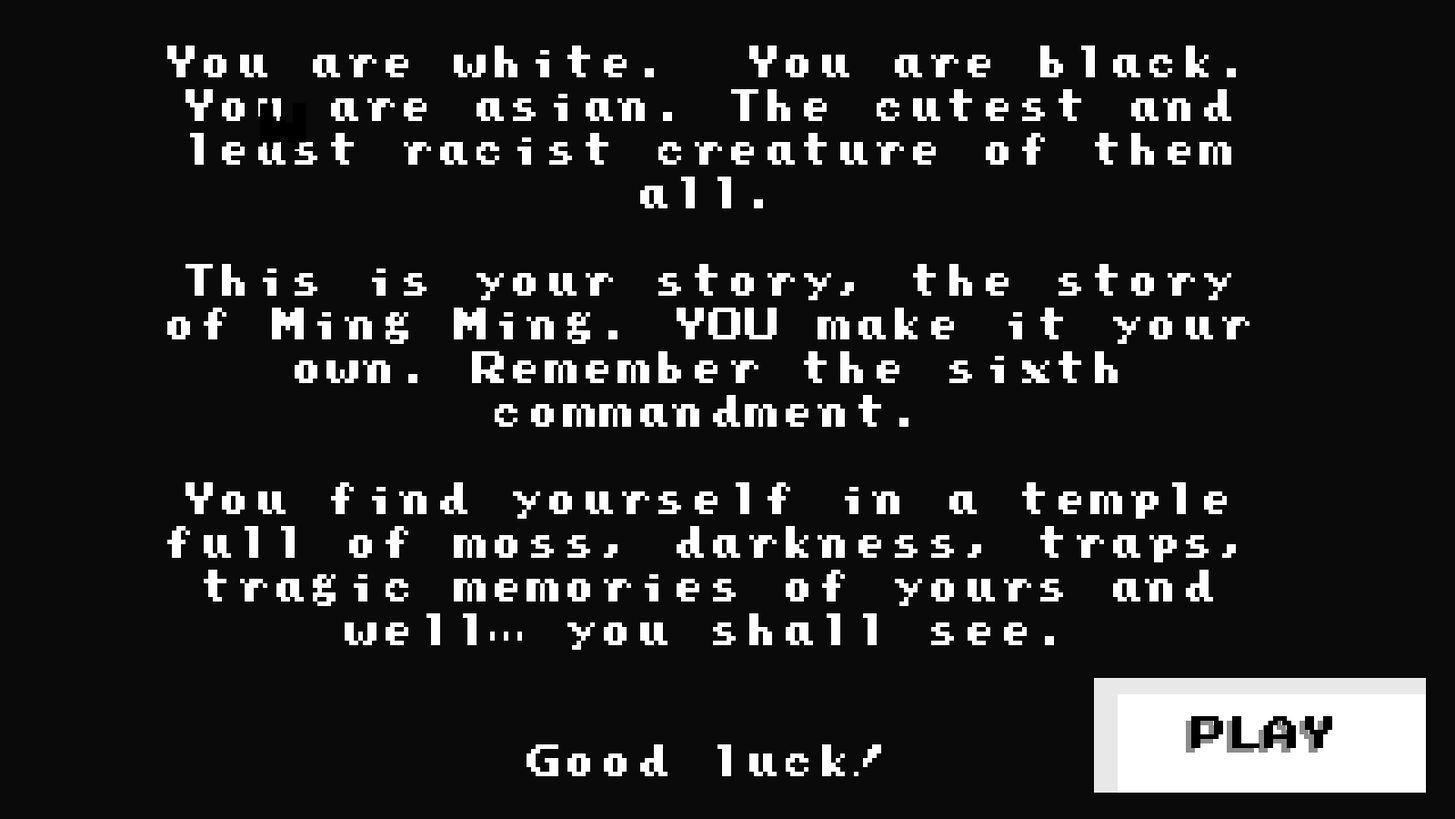
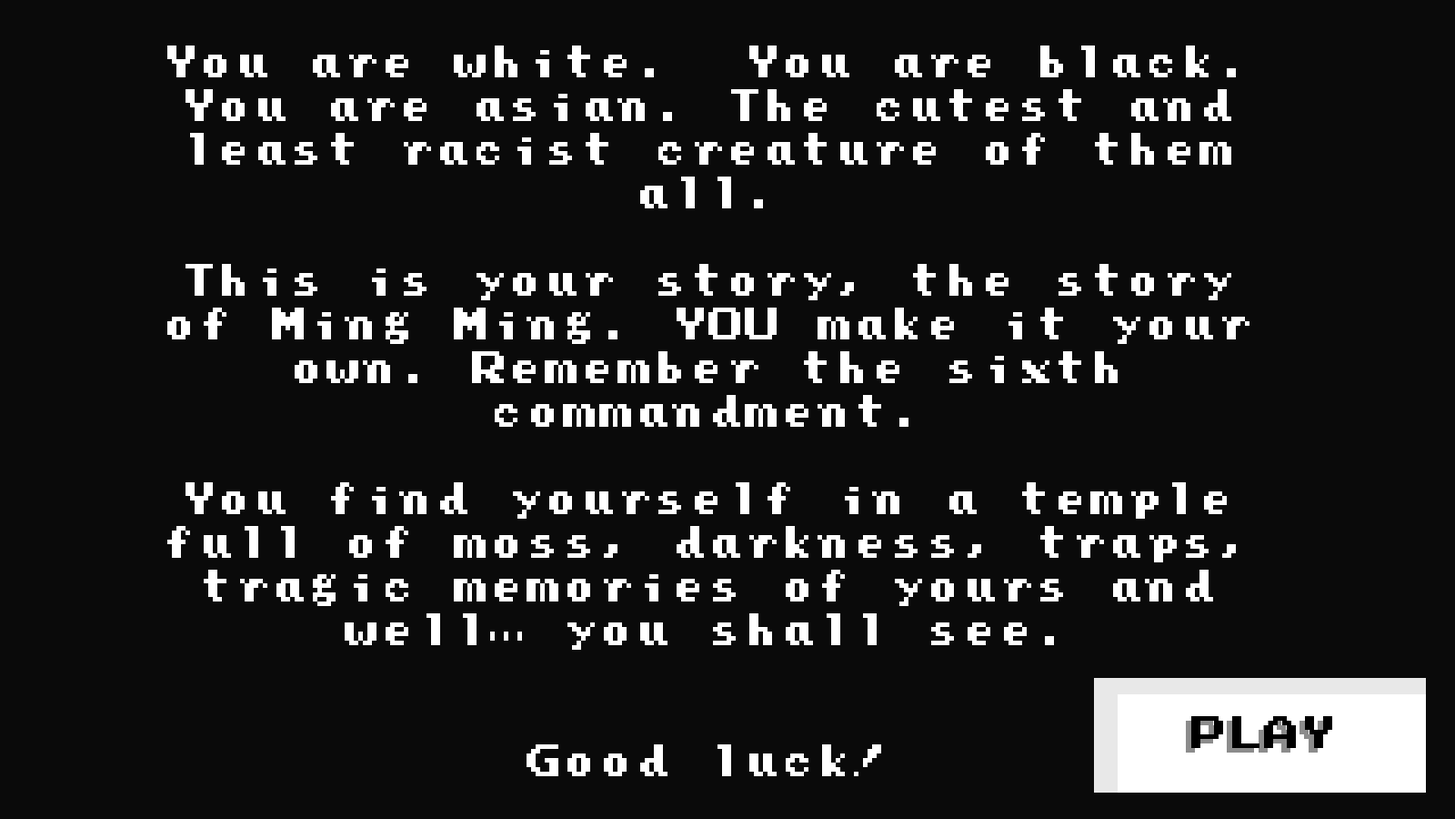
The second 1455×819 image is a revision of the first. Changes to its layers:
hid "W" over 260, 102, 307, 150
